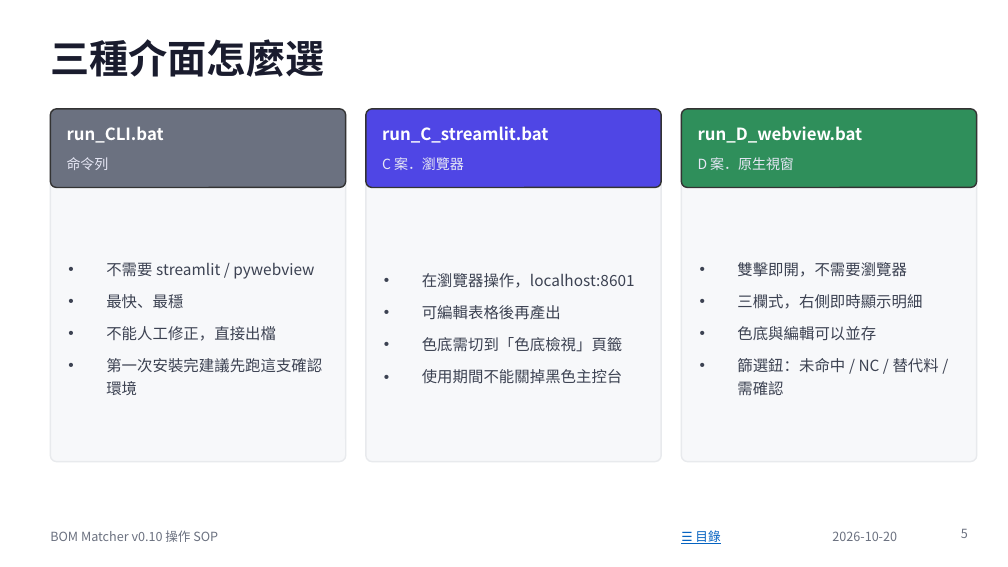
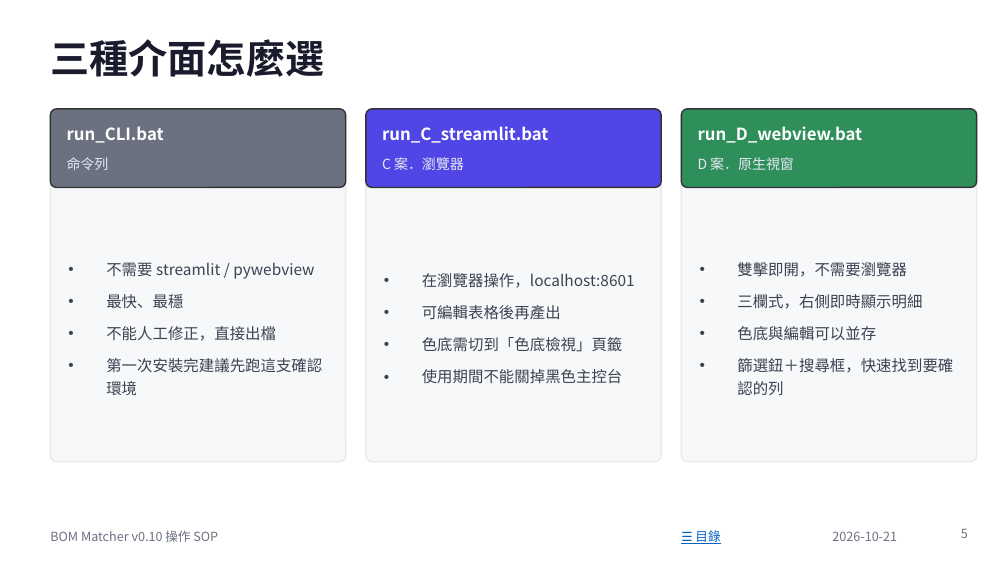
Before and after one commit to jenhochen/AI_BOM, a slide deck: slide 5 of docs/BOM_Matcher_v0.10_操作SOP.pptx. Drawn at 1008x567 pixels with LibreOffice and Linux fonts; fonts in the diff are those of the drawing. Boxes give left, top, right and bottom in pixels: in the first picture for what was removed or moved away, otherwise in the second. Text is boxed around its words. In the diff, an @@ line names an element or a change of style, - is before the commit and + after.

```diff
--- a/docs/BOM_Matcher_v0.10_操作SOP.pptx
+++ b/docs/BOM_Matcher_v0.10_操作SOP.pptx
@@ text at box(737, 358, 953, 395): text changed @@
-• 篩選鈕：未命中 / NC / 替代料 / 需確認
+• 篩選鈕＋搜尋框，快速找到要確認的列
@@ text at box(832, 531, 897, 541): text changed @@
-2026-10-20
+2026-10-21
```
Also in this commit, not shown: 22 other slides changed, 2 slides added, 21 other files.
